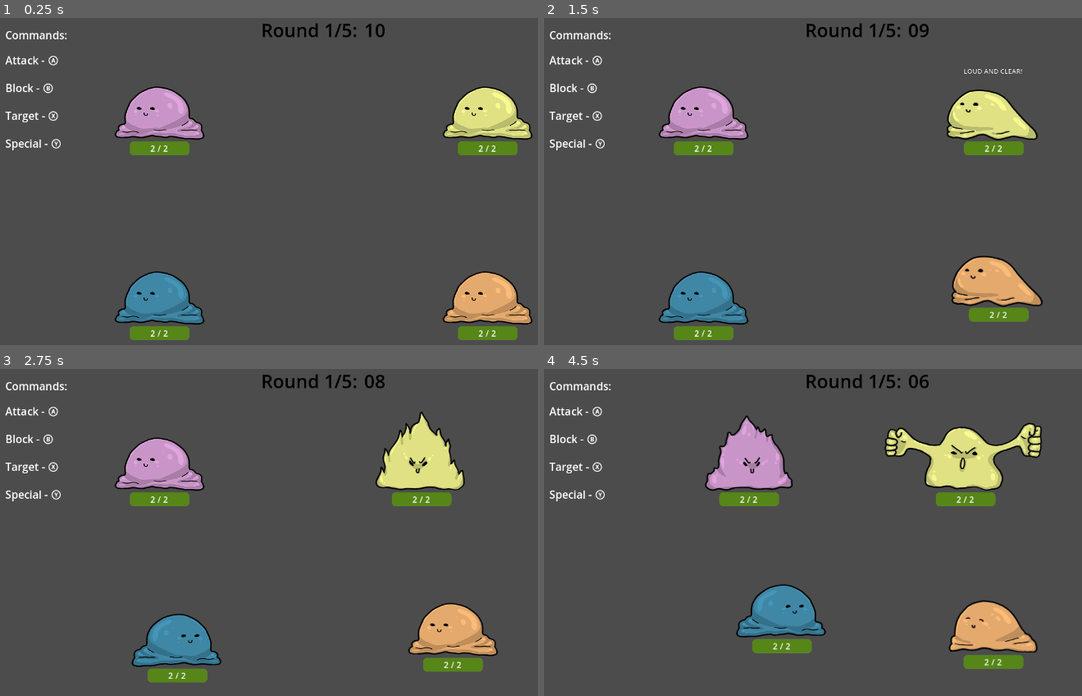
Above: before the commit, frames 1-4 (two rows, left to right).
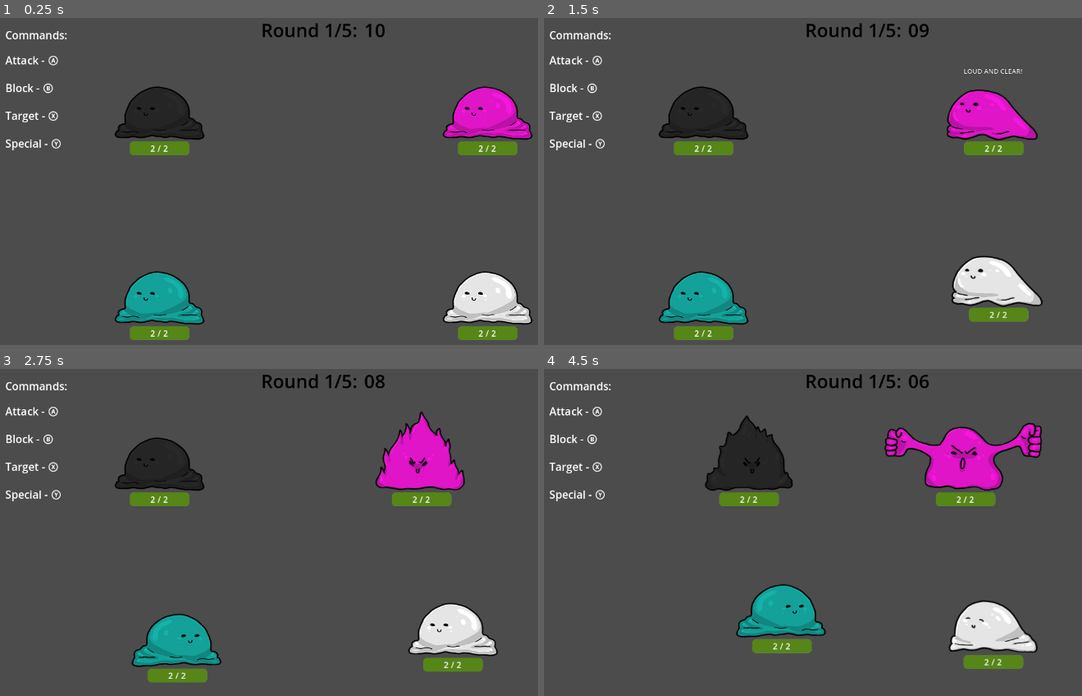
Above: after the commit, the same moments.

Repository: Galitie/mini-tyler-games
Game: Godot game, scene res://tylermon/tylermon.tscn
Two runs of this game, one before a commit and one after it. Both use one fixed random seed, a clock stepped at 60 frames per second and the inputs below. This scene is started directly instead of the project's main scene.
Inputs (mouse positions are in pixels of both pictures, inside the frame that each line leads up to):
- Up to frame 1 (0.25 s): no input
- Up to frame 2 (1.5 s): tap Enter (start) at 0.5 s; move the mouse to (1012, 184) at 0.52 s; hold Enter (start) 0.53-1.28 s; hold Right (move_piece_right) from 0.53 s (still down); tap Space (jump) at 0.77 s; move the mouse to (737, 220) at 1.27 s; tap B (tylermon_block) at 1.35 s
- Up to frame 3 (2.75 s): tap Space (jump) at 1.52 s; move the mouse to (387, 470) at 2.02 s; release Right (move_piece_right) at 2.03 s; hold A (move_left) from 2.03 s (still down); tap Y (tylermon_special) at 2.1 s
- Up to frame 4 (4.5 s): move the mouse to (834, 627) at 2.77 s; release A (move_left) at 2.78 s; hold Right (move_piece_right) 2.78-4.28 s; tap X (tylermon_target) at 2.85 s; tap Space (jump) at 3.02, 3.77 s; move the mouse to (1065, 607) at 3.52 s; hold Enter (start) 3.53-4.28 s; move the mouse to (667, 496) at 4.27 s; hold A (move_left) from 4.28 s (still down); tap B (tylermon_block) at 4.35 s

The runs differ from the first frame. In frame 1, 6.7% of the frame differs, in the area x 21-99%, y 21-94%; in frame 2, 6.6%; in frame 3, 7.2%; in frame 4, 8.1%, in the area x 30-93%, y 14-87%.

Commit message:
futzing with the transition screen

Diff:
--- a/tylermon/mon.gd
+++ b/tylermon/mon.gd
@@ -301,6 +301,7 @@
 	if current_state != State.KNOCKED_OUT:
 		$thought_anim.play("thought")
 
+
 func switch_round_modes(fight_time):
 	if fight_time:
 		timer.start(.5)
@@ -321,8 +322,7 @@
 	else:
 		set_state(State.IDLE)
 		timer.stop()
-		if current_state == State.KNOCKED_OUT:
-			hp_bar.visible = true
+		hp_bar.visible = true
 		sprite.play("upgrade_idle")
 		health = max_health
 		health_label.text = str(max_health)
--- a/tylermon/transition_ui.tscn
+++ b/tylermon/transition_ui.tscn
@@ -3,18 +3,22 @@
 [ext_resource type="Script" path="res://tylermon/transition_ui.gd" id="1_d5nyu"]
 
 [node name="container" type="MarginContainer"]
-anchors_preset = 15
+custom_minimum_size = Vector2(0, 600)
+anchors_preset = 14
+anchor_top = 0.5
 anchor_right = 1.0
-anchor_bottom = 1.0
+anchor_bottom = 0.5
+offset_top = -172.0
+offset_bottom = 186.0
 grow_horizontal = 2
 grow_vertical = 2
 size_flags_horizontal = 3
-size_flags_vertical = 3
+size_flags_vertical = 4
 script = ExtResource("1_d5nyu")
 
 [node name="overlay" type="ColorRect" parent="."]
 layout_mode = 2
-color = Color(0, 0, 0, 0.988235)
+color = Color(0, 0, 0, 1)
 
 [node name="center_container" type="CenterContainer" parent="."]
 layout_mode = 2
--- a/tylermon/tylermon.tscn
+++ b/tylermon/tylermon.tscn
@@ -89,7 +89,7 @@
 
 [node name="mon1" parent="upgrade_ui/margin/GridContainer/upgrade_menu/player0" instance=ExtResource("2_yelk2")]
 position = Vector2(320, 180)
-custom_color = Color(0.878431, 0.65098, 0.870588, 1)
+custom_color = Color(0.164706, 0.164706, 0.168627, 1)
 
 [node name="upgrade_menu2" parent="upgrade_ui/margin/GridContainer" instance=ExtResource("4_03my5")]
 layout_mode = 2
@@ -99,7 +99,7 @@
 
 [node name="mon2" parent="upgrade_ui/margin/GridContainer/upgrade_menu2/player1" instance=ExtResource("2_yelk2")]
 position = Vector2(960, 180)
-custom_color = Color(0.972549, 0.980392, 0.572549, 1)
+custom_color = Color(0.972549, 0.0941176, 0.866667, 1)
 
 [node name="upgrade_menu3" parent="upgrade_ui/margin/GridContainer" instance=ExtResource("4_03my5")]
 layout_mode = 2
@@ -109,7 +109,7 @@
 
 [node name="mon3" parent="upgrade_ui/margin/GridContainer/upgrade_menu3/player2" instance=ExtResource("2_yelk2")]
 position = Vector2(320, 540)
-custom_color = Color(0.27451, 0.588235, 0.721569, 1)
+custom_color = Color(0.0862745, 0.701961, 0.666667, 1)
 
 [node name="upgrade_menu4" parent="upgrade_ui/margin/GridContainer" instance=ExtResource("4_03my5")]
 layout_mode = 2
@@ -119,7 +119,7 @@
 
 [node name="mon4" parent="upgrade_ui/margin/GridContainer/upgrade_menu4/player3" instance=ExtResource("2_yelk2")]
 position = Vector2(960, 540)
-custom_color = Color(0.992157, 0.737255, 0.47451, 1)
+custom_color = Color(1, 1, 1, 1)
 
 [node name="command_ui" type="Control" parent="."]
 custom_minimum_size = Vector2(1280, 720)
@@ -155,6 +155,7 @@
 anchor_bottom = 1.0
 grow_horizontal = 2
 grow_vertical = 2
+size_flags_horizontal = 3
 mouse_filter = 2
 
 [node name="margin" type="MarginContainer" parent="transition_ui"]
